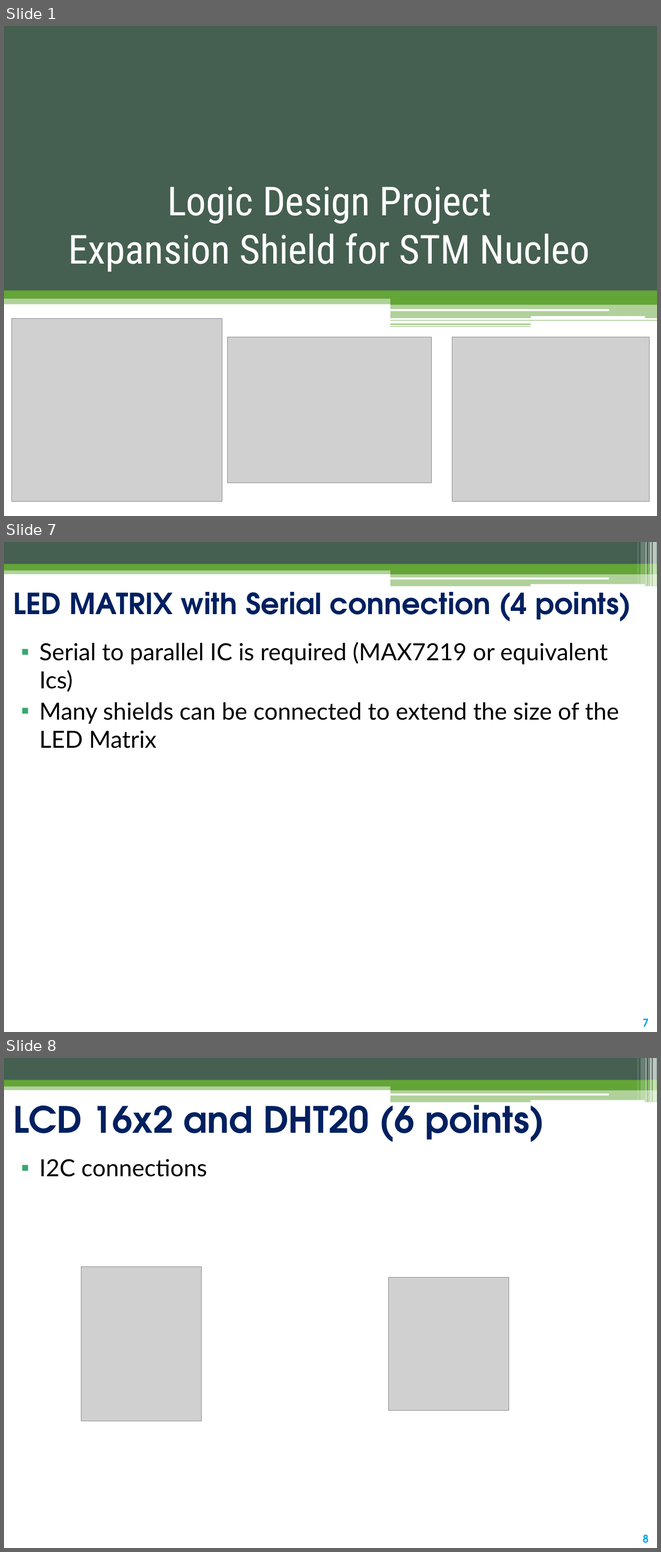
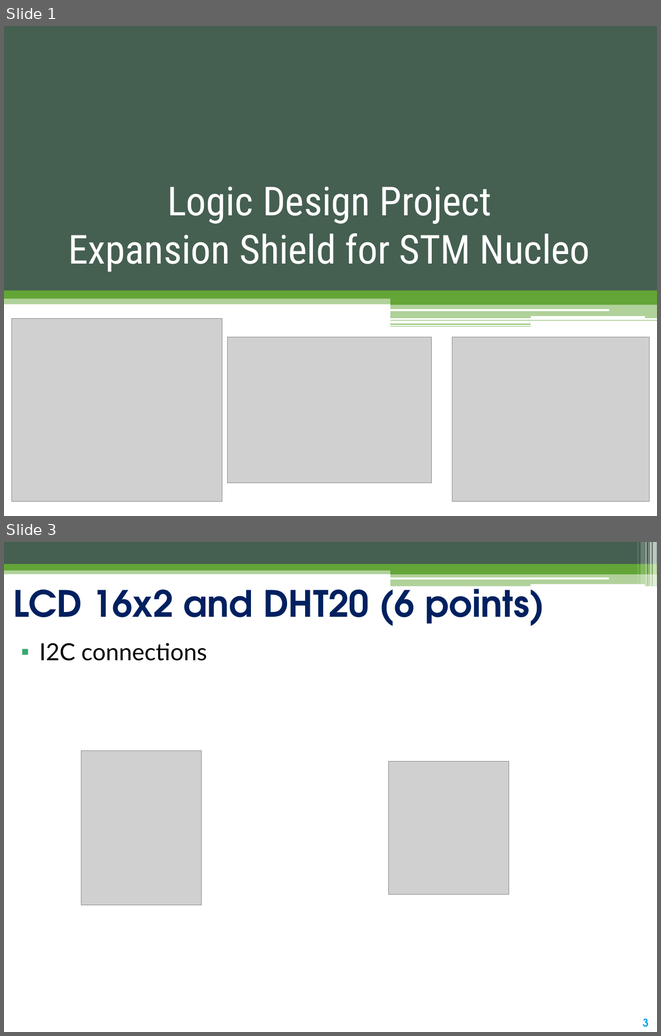
Before and after one commit to cmq2002/Expansion_shield_STMNucleo, a slide deck: LogicDesignProject.pptx. Shown one above the other, each under a label of ours: slides 1, 7 and 8 before the commit, slides 1 and 3 after it; the slides between them are not shown. The pictures are 661x1552 and 661x1036 pixels, drawn with LibreOffice and Linux fonts; fonts in the diff are those of the drawing; grey boxes stand for pictures. Boxes give left, top, right and bottom in pixels: in the first picture for what was removed or moved away, otherwise in the second. Text is boxed around its words. In the diff, an @@ line names an element or a change of style, - is before the commit and + after.

```diff
--- a/LogicDesignProject.pptx
+++ b/LogicDesignProject.pptx
@@ slide 7 removed at <box>4,542,657,1032</box>, background #FFFFFF; not listed: 14 template elements that a slide beside it also shows @@
@@ title removed at <box>13,582,632,622</box> @@
-LED MATRIX with Serial connection (4 points)
@@ text removed at <box>40,642,619,748</box> @@
-▪ Serial to parallel IC is required (MAX7219 or equivalent Ics)
-▪ Many shields can be connected to extend the size of the LED Matrix
@@ what was slide 8 is now slide 3 @@
@@ page number at <box>643,1018,648,1027</box>: text changed @@
-8
+3
```
Also in this commit, not shown: 1 slide changed, 4 slides added, 4 other slides removed, 7 other files.
